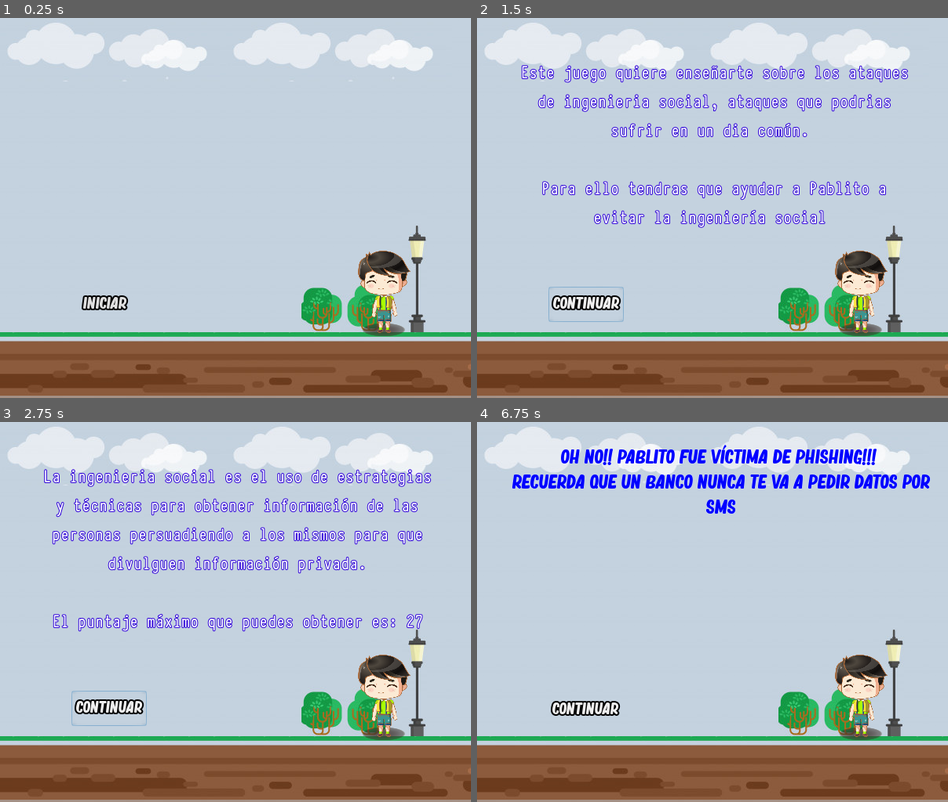
Above: before the commit, frames 1-4 (two rows, left to right).
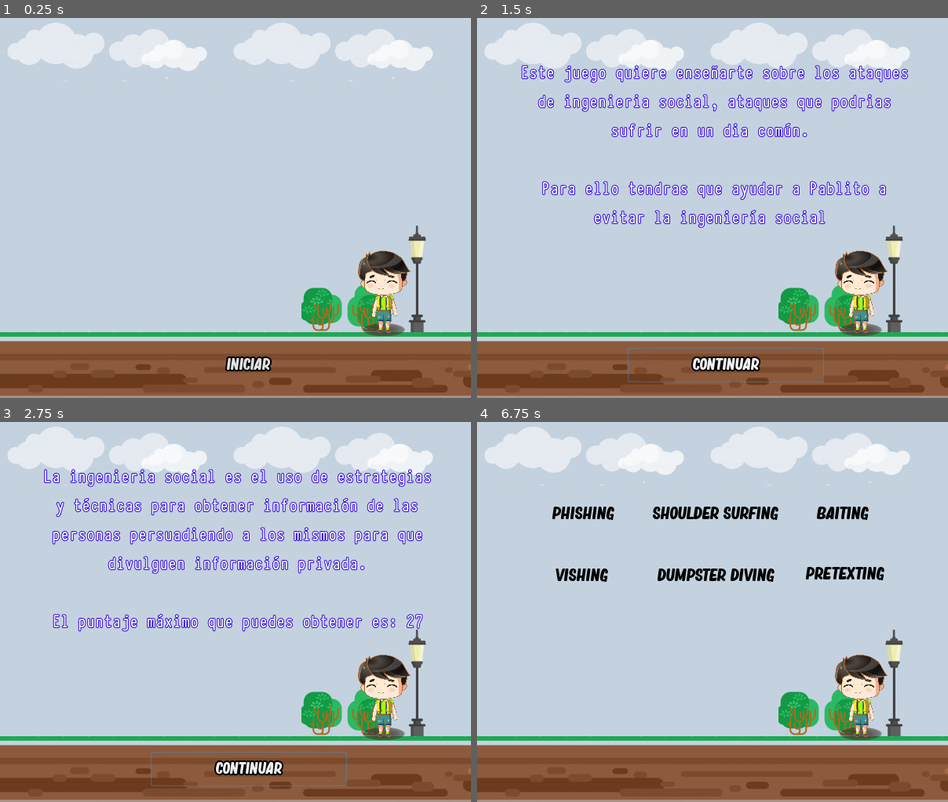
Above: after the commit, the same moments.

Repository: lali1290/Seminario2
Game: Godot game, scene res://PantallaPrincipal.tscn
Same seed, same stepped clock (60 frames per second), same inputs: the game is played once before the commit and once after it.
Inputs (mouse positions are in pixels of both pictures, inside the frame that each line leads up to):
- Up to frame 1 (0.25 s): no input
- Up to frame 2 (1.5 s): click (877, 363) at 0.52 s; click "Iniciar" at 1.25 s
- Up to frame 3 (2.75 s): click "Continuar" at 2 s
- Up to frame 4 (6.75 s): click "Iniciar" at 2.75 s; click (877, 767) at 3.52 s; click "Iniciar" at 4.25 s; click "Continuar" at 5 s; click "Phishing" at 5.75 s; click "Continuar" at 6.5 s

The runs differ from the first frame. In frame 1, 0.7% of the frame differs, in the area x 17-58%, y 72-93%; in frame 2, 1.4%; in frame 3, 1.4%; in frame 4, 7.3%, in the area x 7-97%, y 5-78%.

Commit message:
ultimos cambios

Diff:
--- a/PantallaPrincipal.tscn
+++ b/PantallaPrincipal.tscn
@@ -38,10 +38,10 @@
 }
 
 [node name="Button" type="Button" parent="Node2D/TextureRect"]
-margin_left = 90.3685
-margin_top = 360.158
-margin_right = 177.368
-margin_bottom = 405.158
+margin_left = 191.463
+margin_top = 438.054
+margin_right = 441.463
+margin_bottom = 482.054
 custom_fonts/font = SubResource( 1 )
 text = "Iniciar"
 flat = true
@@ -62,6 +62,18 @@
 "_edit_use_anchors_": false
 }
 
+[node name="Continuar" type="Button" parent="Node2D/TextureRect"]
+margin_left = 440.0
+margin_top = 435.0
+margin_right = 581.0
+margin_bottom = 479.0
+custom_fonts/font = SubResource( 1 )
+flat = true
+__meta__ = {
+"_edit_use_anchors_": false,
+"_editor_description_": ""
+}
+
 [node name="Score" type="Label" parent="Node2D"]
 visible = false
 margin_left = 544.167
@@ -79,3 +91,4 @@
 "_editor_description_": ""
 }
 [connection signal="pressed" from="Node2D/TextureRect/Button" to="." method="_on_Button_pressed"]
+[connection signal="pressed" from="Node2D/TextureRect/Continuar" to="." method="_on_Continuar_pressed"]
--- a/ataques/DumpsterDiving.gd
+++ b/ataques/DumpsterDiving.gd
@@ -13,8 +13,7 @@
 	$"Node2D2/TileMap/B-Si".text=textoSo[contador]
 	preguntas(0,lista)
 
-var rng = RandomNumberGenerator.new()
-var contador=rng.randf_range(0,1)
+var contador=0
 var puntaje=0
 var resp=true
 
--- a/ataques/Pretexting.gd
+++ b/ataques/Pretexting.gd
@@ -14,10 +14,10 @@
 	$"Node2D2/TileMap/B-Si".text=textoSo[contador]
 	preguntas(0,lista)
 
-var rng = RandomNumberGenerator.new()
-var contador=rng.randf_range(0,2)
+var contador=0
 var puntaje=0
 var resp=true
+
 var lista=[
 "En un día cualquiera, Pablo recibe una llamada desconocida, le dicen que ganó un concurso para un viaje todo pagado. Requieren sus datos para poder entregarle el premio. \n¿Crees que le entrega tus datos?",
 "Más tarde, Pablito recibe una llamada de un banco pidiéndole sus datos personales para que actualicen su información. \n¿Debería dar su información?",
@@ -95,7 +95,7 @@
 		$"Node2D2/TileMap/B-No".show()
 		$"Node2D2/TileMap/B-Si".show()
 		$Node2D2/TileMap/Continuar.hide()
-	elif(contador>=5):
+	elif(contador==5):
 		$Node2D2/TileMap/Advertencia.text=concepto
 		$Node2D2/TileMap/Advertencia.add_color_override("font_color", Color(0,0,0, 1))
 		contador = contador+1
--- a/ataques/Shouldersurfing.gd
+++ b/ataques/Shouldersurfing.gd
@@ -28,13 +28,13 @@
 
 var respNo=["Uy noo!! Le robaron la contraseña de su tarjeta. \nRecuerda siempre ser precavido(a) cuando ingresas la contraseña en un cajero, no sabes quién o qué puede estar observando",
 "Felicidadeees!! Evitaste el SHOULDER SURFING!! \nRecuerda que alguien podría estar viéndote desde atrás y con información confidencial uno debe ser aún más precavido",
-"Oh noo!! Pablito no logró evitar que le roben información!! \nLe robaron la información de su computadora. Debes de tener cuidado cuando dejas tu computadora, sobre todo si estas en algún lugar público como el trabajo",
+"Felicidadeees!! Pablito evito el SHOULDER SURFING \nRecuerda siempre ser precavido(a) cuando ingresas la contraseña en un cajero, no sabes quién o qué puede estar observando",
 "Felicidadeees!! \nRecuerda que nunca debes de buscar información personal en una wifi pública"]
 
 var respSi=[
 "Felicidadeees!! Pablito logró  evitarf que le roben información!! \nRecuerda siempre ser precavido(a) cuando ingresas la contraseña en un cajero, no sabes quién o qué puede estar observando",
 "Uy no!! Pablito fue víctima de SHOULDER SURFING \nRecuerda que alguien podría estar viéndote desde atrás y con información confidencial uno debe ser aún más precavido",
-"Felicidadeees!! Pablito evito el SHOULDER SURFING \nRecuerda siempre ser precavido(a) cuando ingresas la contraseña en un cajero, no sabes quién o qué puede estar observando",
+"Oh noo!! Pablito no logró evitar que le roben información!! \nLe robaron la información de su computadora. Debes de tener cuidado cuando dejas tu computadora, sobre todo si estas en algún lugar público como el trabajo",
 "Felicidadeees!!Pablito evitó que le roben información!! \nSiempre debes de tener cuidado cuando dejas tu computadora, sobre todo si estas en algún lugar público como el trabajo",
 "Oh no! ¡¡Le robaron información a Pablito!! \nRecuerda que nunca debes de buscar información personal en una wifi pública"]
 
--- a/ataques/phishing.gd
+++ b/ataques/phishing.gd
@@ -12,9 +12,7 @@
 	$"Node2D2/TileMap/B-Si".text=textoSo[contador]
 	preguntas(0,lista)
 
-var rng = RandomNumberGenerator.new()
-var contador=rng.randf_range(0,1)
-
+var contador=0
 var puntaje=0
 var resp=true
 
Not shown, changed: export_presets.cfg
Binary file added: imagenes/1774a53961b619424aaf1e6c30372324.png
Not shown, added: imagenes/1774a53961b619424aaf1e6c30372324.png.import
Binary file added: imagenes/1_autumn_Fun_000.png
Not shown, added: imagenes/1_autumn_Fun_000.png.import
Binary file added: imagenes/1_winter_Fun_000.png
Not shown, added: imagenes/1_winter_Fun_000.png.import
Binary file added: imagenes/726a6c472e88f8c6770bc5e1e5455da5.png
Not shown, added: imagenes/726a6c472e88f8c6770bc5e1e5455da5.png.import
Binary file added: imagenes/Inicio/botonstart.png
Not shown, added: imagenes/Inicio/botonstart.png.import
Binary file added: imagenes/Inicio/label_new_game.png
(and 22 more such lines)
